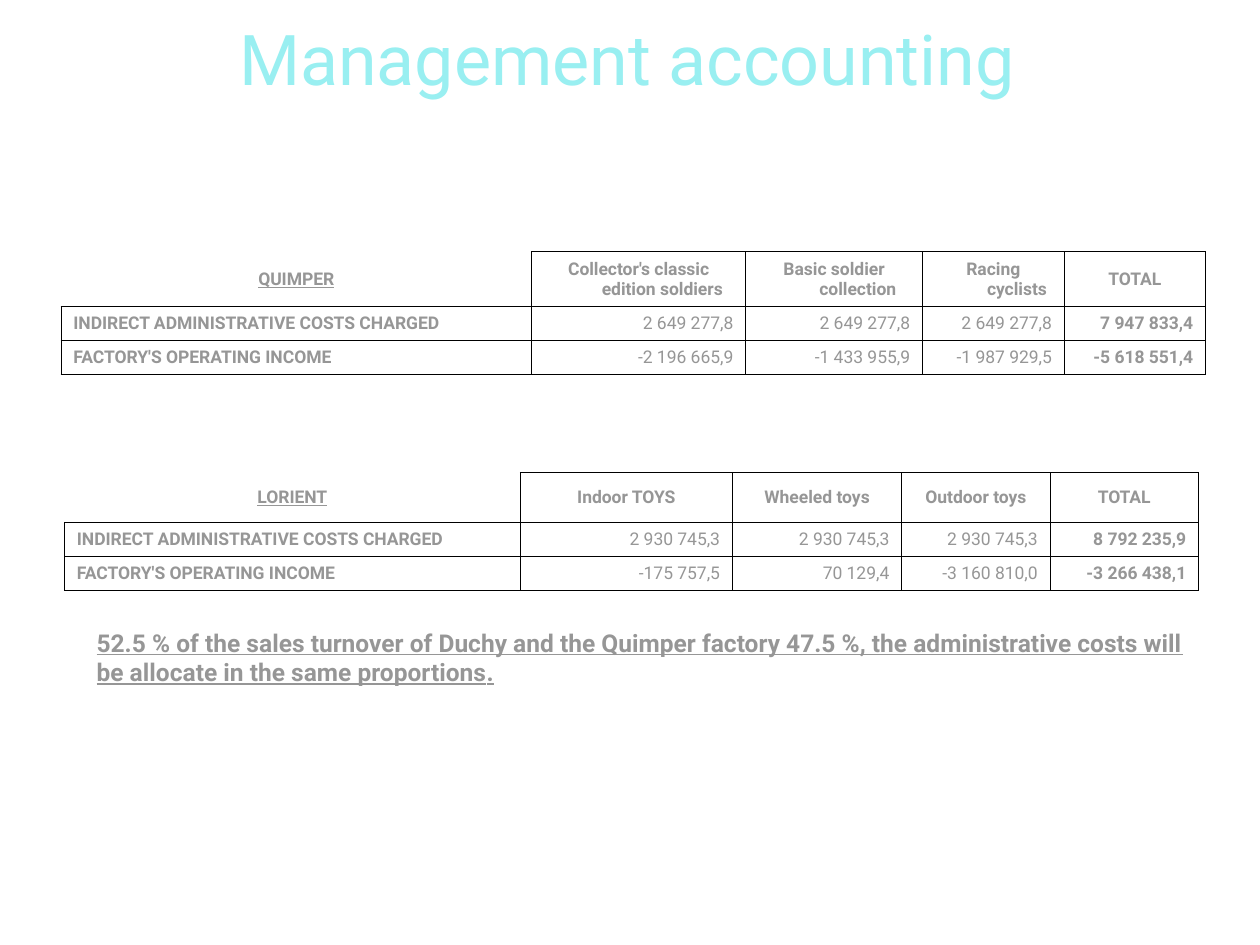
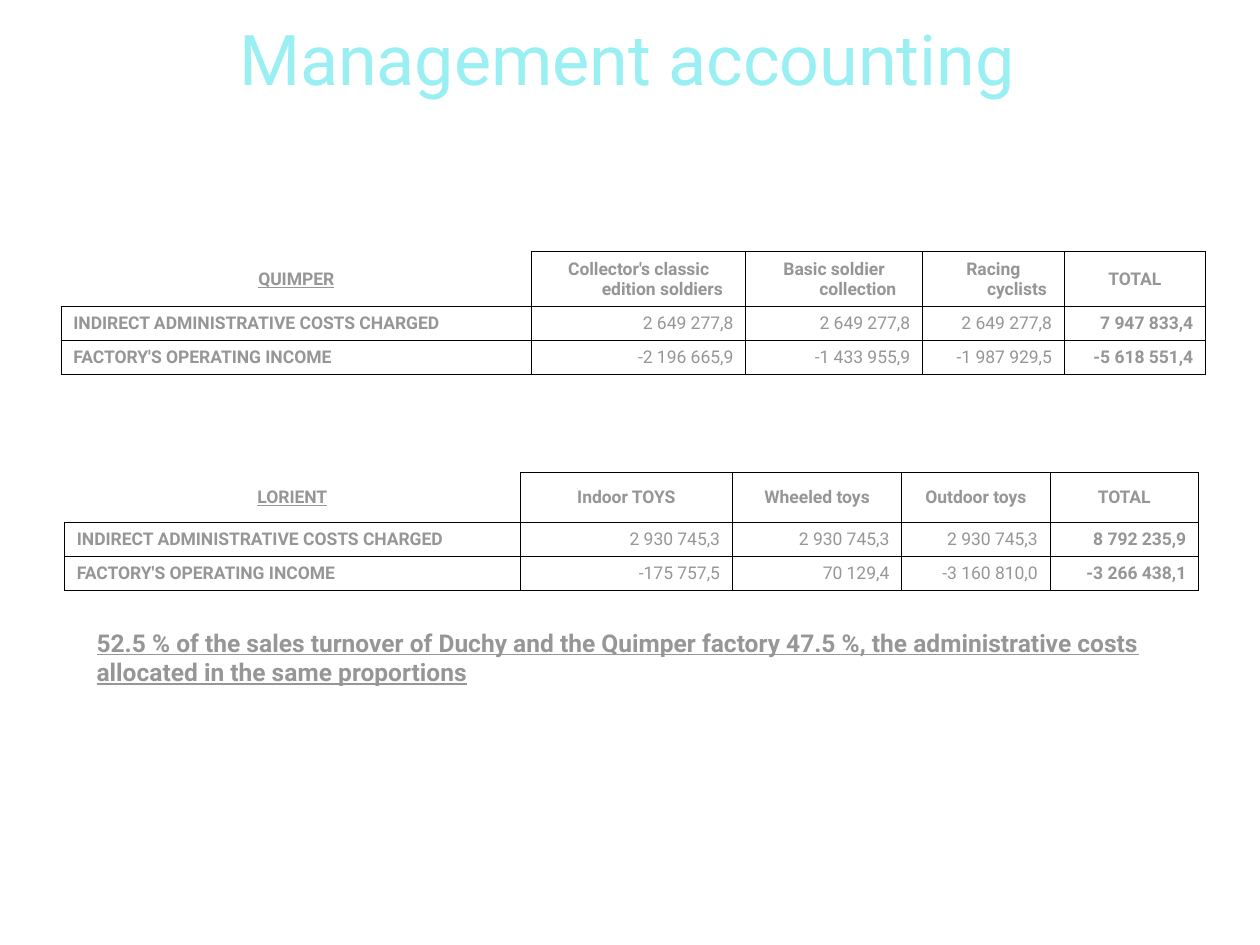
Before and after one commit to pngames/pavillon-noir, a slide deck: slide 5 of .others/tertiaire/tertiaire_finance.ppt. Drawn at 1260x945 pixels with LibreOffice and Linux fonts; fonts in the diff are those of the drawing; background and template pictures are left out. Boxes give left, top, right and bottom in pixels: in the first picture for what was removed or moved away, otherwise in the second. Text is boxed around its words. In the diff, an @@ line names an element or a change of style, - is before the commit and + after.

```diff
--- a/.others/tertiaire/tertiaire_finance.ppt
+++ b/.others/tertiaire/tertiaire_finance.ppt
@@ text at (x1=97, y1=633, x2=1137, y2=686): text changed @@
-52.5 % of the sales turnover of Duchy and the Quimper factory 47.5 %, the administrative costs will be allocate in the same proportions.
+52.5 % of the sales turnover of Duchy and the Quimper factory 47.5 %, the administrative costs allocated in the same proportions
```
Also in this commit, not shown: 9 other slides changed.
